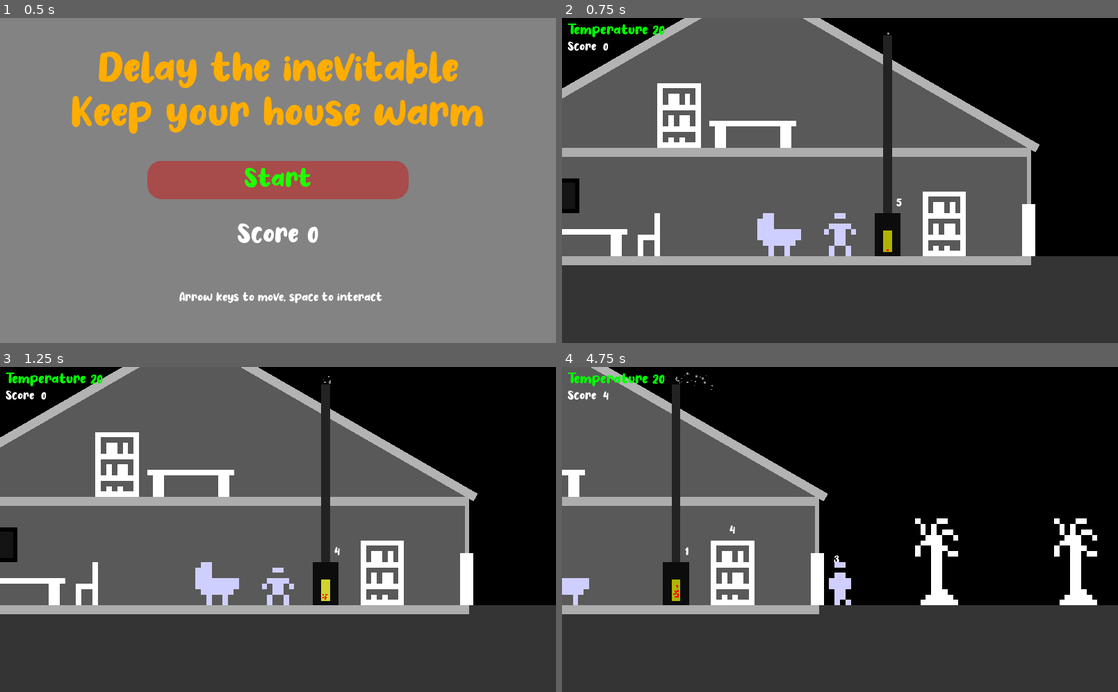
Above: before the commit, frames 1-4 (two rows, left to right).
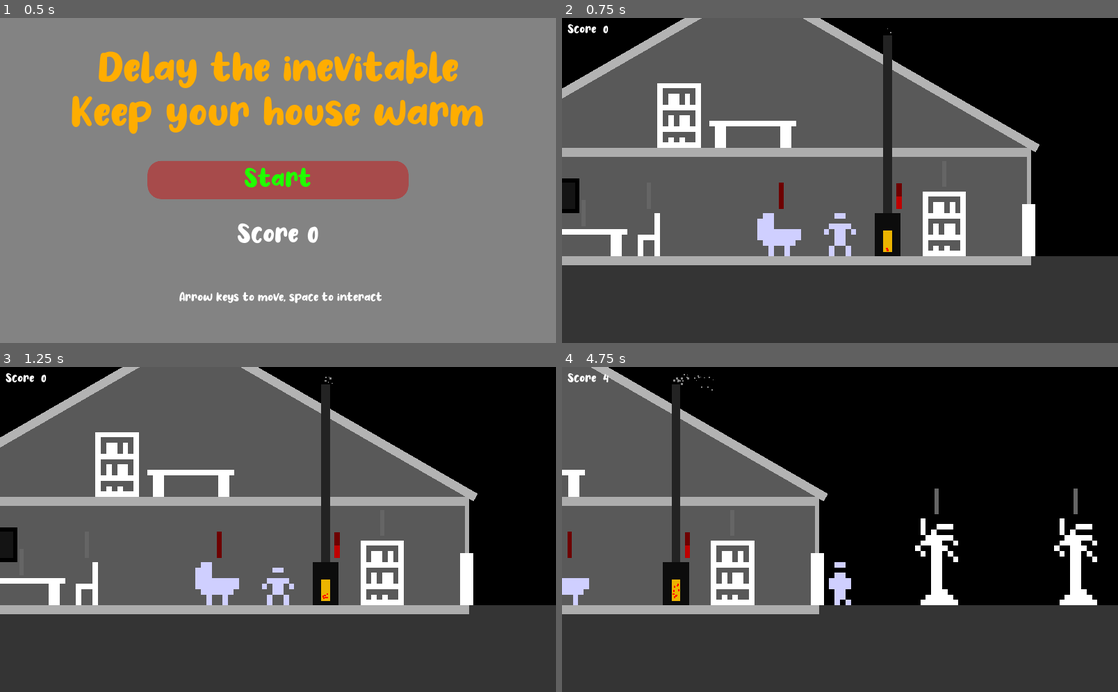
Above: after the commit, the same moments.

Repository: Fifut/Ludum-Dare-50
Game: Godot game, scene res://Main.tscn
Two runs of this game, one before a commit and one after it. Both use one fixed random seed, a clock stepped at 60 frames per second and the inputs below. Sound files missing from this copy of the repository are replaced by a short silence.
Inputs:
- Up to frame 1 (0.5 s): no input
- Up to frame 2 (0.75 s): click "Start" at 0.5 s
- Up to frame 3 (1.25 s): no input
- Up to frame 4 (4.75 s): tap Enter (ui_accept) at 1.25, 1.35, 1.52, 1.82, 2.1, 2.27, 2.57, 2.85, 3.6, 3.77, 4.07, 4.35, 4.52 s; hold Right (ui_right) 1.28-2.78 s; hold Left (ui_left) 2.78-3.53 s; hold Right (ui_right) from 3.53 s (still down)

Frame 1 is identical in both runs. In frame 2, 0.7% of the frame differs, in the area x 1-62%, y 1-73%; in frame 3, 0.7%; in frame 4, 1.4%, in the area x 1-97%, y 1-73%.
Error after the commit: Parse Error: Variable "ProgressBar" shadows a native class. (res://Pickable/Pickable.gd:9)

Commit message:
Effet anim sur pickable Progressbar au lieu de compteur Code maintenance

Diff:
--- a/Baby.gd
+++ b/Baby.gd
@@ -1,38 +1,63 @@
 extends Area2D
 
 
-var _cold = false
+onready var TimerSound 			= $TimerSound
+onready var TimerRock 			= $TimerRock
+onready var TimerEnd			= $TimerEnd
+onready var AudioCry 			= $AudioCry
+onready var AudioRock 			= $AudioRock
+onready var AnimatedSprite 		= $AnimatedSprite
+onready var ProgressBarGreen 	= $ProgressBarGreen
+onready var ProgressBarRed	 	= $ProgressBarRed
+
+
+export var RockTimeAdd	:= 20
+export var EndTime		:= 10
+
+
 var _body = null
 
 
-# Called when the node enters the scene tree for the first time.
 func _ready():
-	$Label.visible = false
+	TimerRock.start()
+
+	# Display and hide progress bars
+	ProgressBarGreen.visible = true
+	ProgressBarGreen.max_value = RockTimeAdd
+
+	ProgressBarRed.visible = false
+	ProgressBarRed.max_value = EndTime
 
 
 func _process(delta):
 
-	if Engine.getTemperature() < 17 and not _cold:
-		_cold = true
-		$Label.visible = true
-		$Timer.start()
-	elif Engine.getTemperature() < 10:
-		Engine.emit_signal("end_game")
+	# Set progress bars values
+	ProgressBarGreen.value = TimerRock.get_time_left()
+	ProgressBarRed.value = TimerEnd.get_time_left()
+
+	# If player interact with baby when anim not playing
+	if _body != null and not AnimatedSprite.is_playing() and Input.is_action_just_pressed("ui_accept"):
+
+		# Play roock sound and anim
+		AnimatedSprite.play()
+		AudioRock.play()
+
+		# Stop cry sound timer
+		TimerSound.stop()
+
+		# Stop end timer
+		ProgressBarRed.visible = false
+		TimerEnd.set_wait_time(EndTime)
+		TimerEnd.stop()
+
+		# Start rock timer
+		ProgressBarGreen.visible = true
+		TimerRock.set_wait_time(RockTimeAdd)
+		TimerRock.start()
 
 
-	if _body != null and Input.is_action_just_pressed("ui_accept"):
-		$AnimatedSprite.play()
-		$AudioStreamPlayer2.play()
-
-
-func _on_Timer_timeout():
-	$AudioStreamPlayer.play()
-
-
-
-func _on_body_entered(body):
+func _on_Baby_body_entered(body):
 	_body = body
-
 
 
 func _on_Baby_body_exited(body):
@@ -40,9 +65,21 @@
 
 
 func _on_AnimatedSprite_animation_finished():
-	$AnimatedSprite.stop()
+	AnimatedSprite.stop()
 
-	if Engine.getTemperature() >= 15:
-		_cold = false
-		$Label.visible = false
-		$Timer.stop()
+
+func _on_TimerSound_timeout():
+	AudioCry.play()
+
+
+func _on_TimerRock_timeout():
+	AudioCry.play()
+	TimerSound.start()
+
+	ProgressBarGreen.visible = false
+	ProgressBarRed.visible = true
+	TimerEnd.start()
+
+
+func _on_TimerEnd_timeout():
+	Engine.emit_signal("end_game")
--- a/Baby.tscn
+++ b/Baby.tscn
@@ -1,8 +1,7 @@
-[gd_scene load_steps=13 format=2]
+[gd_scene load_steps=15 format=2]
 
 [ext_resource path="res://Sprite/Baby.png" type="Texture" id=1]
 [ext_resource path="res://baby.wav" type="AudioStream" id=2]
-[ext_resource path="res://Font/No Virus.ttf" type="DynamicFontData" id=3]
 [ext_resource path="res://Baby.gd" type="Script" id=4]
 [ext_resource path="res://baby2.wav" type="AudioStream" id=5]
 
@@ -30,12 +29,20 @@
 "frames": [ SubResource( 2 ), SubResource( 3 ), SubResource( 4 ), SubResource( 5 ) ],
 "loop": true,
 "name": "default",
-"speed": 4.0
+"speed": 8.0
 } ]
 
-[sub_resource type="DynamicFont" id=7]
-size = 50
-font_data = ExtResource( 3 )
+[sub_resource type="StyleBoxFlat" id=11]
+bg_color = Color( 0, 0.74902, 0, 1 )
+
+[sub_resource type="StyleBoxFlat" id=12]
+bg_color = Color( 0, 0.435294, 0, 1 )
+
+[sub_resource type="StyleBoxFlat" id=9]
+bg_color = Color( 0.74902, 0, 0, 1 )
+
+[sub_resource type="StyleBoxFlat" id=10]
+bg_color = Color( 0.431373, 0, 0, 1 )
 
 [node name="Baby" type="Area2D"]
 script = ExtResource( 4 )
@@ -50,26 +57,44 @@
 scale = Vector2( 10, 10 )
 frames = SubResource( 6 )
 
-[node name="AudioStreamPlayer" type="AudioStreamPlayer" parent="."]
+[node name="AudioCry" type="AudioStreamPlayer" parent="."]
 stream = ExtResource( 2 )
 
-[node name="AudioStreamPlayer2" type="AudioStreamPlayer" parent="."]
+[node name="AudioRock" type="AudioStreamPlayer" parent="."]
 stream = ExtResource( 5 )
 
-[node name="Label" type="Label" parent="."]
-margin_left = -8.0
-margin_top = -64.0
-margin_right = 40.0
-margin_bottom = -13.0
-custom_colors/font_color = Color( 1, 0, 0, 1 )
-custom_fonts/font = SubResource( 7 )
-text = "!"
-align = 1
-
-[node name="Timer" type="Timer" parent="."]
+[node name="TimerSound" type="Timer" parent="."]
 wait_time = 2.0
 
-[connection signal="body_entered" from="." to="." method="_on_body_entered"]
+[node name="TimerRock" type="Timer" parent="."]
+wait_time = 10.0
+
+[node name="TimerEnd" type="Timer" parent="."]
+wait_time = 10.0
+
+[node name="ProgressBarGreen" type="ProgressBar" parent="."]
+margin_top = -48.0
+margin_right = 48.0
+margin_bottom = -40.0
+rect_rotation = -90.0
+custom_styles/fg = SubResource( 11 )
+custom_styles/bg = SubResource( 12 )
+step = 1.0
+percent_visible = false
+
+[node name="ProgressBarRed" type="ProgressBar" parent="."]
+margin_top = -48.0
+margin_right = 48.0
+margin_bottom = -40.0
+rect_rotation = -90.0
+custom_styles/fg = SubResource( 9 )
+custom_styles/bg = SubResource( 10 )
+step = 1.0
+percent_visible = false
+
+[connection signal="body_entered" from="." to="." method="_on_Baby_body_entered"]
 [connection signal="body_exited" from="." to="." method="_on_Baby_body_exited"]
 [connection signal="animation_finished" from="AnimatedSprite" to="." method="_on_AnimatedSprite_animation_finished"]
-[connection signal="timeout" from="Timer" to="." method="_on_Timer_timeout"]
+[connection signal="timeout" from="TimerSound" to="." method="_on_TimerSound_timeout"]
+[connection signal="timeout" from="TimerRock" to="." method="_on_TimerRock_timeout"]
+[connection signal="timeout" from="TimerEnd" to="." method="_on_TimerEnd_timeout"]
--- a/Engine.gd
+++ b/Engine.gd
@@ -5,76 +5,37 @@
 signal end_game
 
 
-var _temperature:= 0
-var _fire_status:= true
+onready var Score = $CanvasLayer/Control/VBoxContainer/Score
+
+
 var _score:= 0
 
 
+func _ready():
+	Score.visible = false
 
-func _ready():
-	$CanvasLayer/HUD/Control/VBoxContainer/Temperature.visible = false
-	$CanvasLayer/HUD/Control/VBoxContainer/Score.visible = false
+	# Connect self to start and end game signals
 	connect("start_game", self, "_startGame" )
 	connect("end_game", self, "_endGame" )
 
 
-# Called every frame. 'delta' is the elapsed time since the previous frame.
 func _process(delta):
-	$CanvasLayer/HUD/Control/VBoxContainer/Temperature.text = "Temperature " + str(_temperature)
-	$CanvasLayer/HUD/Control/VBoxContainer/Score.text = "Score  " + str(_score)
-
-
-	if _temperature < 17:
-		$CanvasLayer/HUD/Control/VBoxContainer/Temperature.modulate = "#ff0000"
-	elif _temperature < 20:
-		$CanvasLayer/HUD/Control/VBoxContainer/Temperature.modulate = "#0000ff"
-	elif _temperature >= 20:
-		$CanvasLayer/HUD/Control/VBoxContainer/Temperature.modulate = "#00ff00"
-
-
-
-func setFire(status: bool):
-	if status:
-		$CanvasLayer/HUD/Timer.stop()
-		$CanvasLayer/HUD/Timer.start()
-		_fire_status = true
-	else:
-		$CanvasLayer/HUD/Timer.stop()
-		$CanvasLayer/HUD/Timer.start()
-		_fire_status = false
+	Score.text = "Score  " + str(_score)
 
 
 func getScore():
 	return _score
 
 
-func getTemperature():
-	return _temperature
-
-
 func _startGame():
-		_temperature = 20
-		_score = 0
-		$CanvasLayer/HUD/Control/VBoxContainer/Temperature.visible = true
-		$CanvasLayer/HUD/Control/VBoxContainer/Score.visible = true
-		$TimerScore.start()
+	_score = 0
+	Score.visible = true
+	$TimerScore.start()
 
 
 func _endGame():
-		$CanvasLayer/HUD/Control/VBoxContainer/Temperature.visible = false
-		$CanvasLayer/HUD/Control/VBoxContainer/Score.visible = false
+		Score.visible = false
 		$TimerScore.stop()
-
-
-
-func _on_Timer_timeout():
-
-	if _fire_status and _temperature < 25:
-		$CanvasLayer/HUD/Control/VBoxContainer/Temperature.modulate = "#00ff00"
-		_temperature += 1
-	elif not _fire_status:
-		$CanvasLayer/HUD/Control/VBoxContainer/Temperature.modulate = "#ff0000"
-		_temperature -= 1
 
 
 func _on_TimerScore_timeout():
--- a/Engine.tscn
+++ b/Engine.tscn
@@ -1,11 +1,7 @@
-[gd_scene load_steps=5 format=2]
+[gd_scene load_steps=4 format=2]
 
 [ext_resource path="res://Engine.gd" type="Script" id=1]
 [ext_resource path="res://Font/No Virus.ttf" type="DynamicFontData" id=2]
-
-[sub_resource type="DynamicFont" id=1]
-size = 28
-font_data = ExtResource( 2 )
 
 [sub_resource type="DynamicFont" id=2]
 size = 24
@@ -16,36 +12,22 @@
 
 [node name="CanvasLayer" type="CanvasLayer" parent="."]
 
-[node name="HUD" type="Node" parent="CanvasLayer"]
+[node name="Control" type="Control" parent="CanvasLayer"]
+anchor_right = 1.0
+margin_bottom = 40.0
 
-[node name="Timer" type="Timer" parent="CanvasLayer/HUD"]
-wait_time = 2.0
-
-[node name="Control" type="Control" parent="CanvasLayer/HUD"]
-anchor_right = 1.0
-margin_bottom = 64.0
-
-[node name="VBoxContainer" type="VBoxContainer" parent="CanvasLayer/HUD/Control"]
+[node name="VBoxContainer" type="VBoxContainer" parent="CanvasLayer/Control"]
 margin_left = 10.0
 margin_top = 10.0
 margin_right = 1016.0
 margin_bottom = 64.0
 
-[node name="Temperature" type="Label" parent="CanvasLayer/HUD/Control/VBoxContainer"]
-modulate = Color( 0.964706, 0, 0, 1 )
+[node name="Score" type="Label" parent="CanvasLayer/Control/VBoxContainer"]
 margin_right = 1006.0
-margin_bottom = 29.0
-custom_fonts/font = SubResource( 1 )
-text = "Temperature"
-
-[node name="Score" type="Label" parent="CanvasLayer/HUD/Control/VBoxContainer"]
-margin_top = 33.0
-margin_right = 1006.0
-margin_bottom = 58.0
+margin_bottom = 25.0
 custom_fonts/font = SubResource( 2 )
 text = "Score 0"
 
 [node name="TimerScore" type="Timer" parent="."]
 
-[connection signal="timeout" from="CanvasLayer/HUD/Timer" to="." method="_on_Timer_timeout"]
 [connection signal="timeout" from="TimerScore" to="." method="_on_TimerScore_timeout"]
--- a/Furnace.gd
+++ b/Furnace.gd
@@ -1,45 +1,49 @@
 extends Area2D
 
+
+onready var Timer 			= $Timer
+onready var AnimationPlayer	= $AnimationPlayer
+onready var AudioPut		= $AudioPut
+onready var AudioFire		= $AudioFire
+onready var ProgressBar		= $ProgressBar
 
 
 var _body = null
 
 
-
-# Called when the node enters the scene tree for the first time.
 func _ready():
-	$AudioStreamPlayer2D.play()
-	$AnimationPlayer.set_current_animation("Fire burn")
-
-
+	AudioFire.play()
+	AnimationPlayer.set_current_animation("Fire burn")
 
 
 func _process(delta):
 
-
-	var time_left = round($Timer.get_time_left() )
-	$Time.text = str(time_left)
+	# Set progress bar value
+	ProgressBar.value = Timer.get_time_left()
 
 
+	# If player interact with furnace
+	if _body != null and Input.is_action_just_pressed("ui_accept"):
 
-	if _body != null and Input.is_action_just_pressed("ui_accept"):
+		# Get player items
 		var item = _body.getItem()
 
+		# If items name is not null
 		if item[0] != "none":
-			$AudioStreamPlayer.play()
-			print("Furnace : receive " + item[0])
-			var time = $Timer.get_time_left()
+
+			# Add time to fire
+			var time = Timer.get_time_left()
 			time += item[1]
-			$Timer.set_wait_time(time)
-			$Timer.start()
-			print("Furnace : time " + str(time))
-			Engine.setFire(true)
-			$AnimationPlayer.set_current_animation("Fire burn")
+			Timer.set_wait_time(time)
+			Timer.start()
 
-			if not $AudioStreamPlayer2D.is_playing():
-				$AudioStreamPlayer2D.play()
+			#Play put wood in fire sound and anim
+			AudioPut.play()
+			AnimationPlayer.set_current_animation("Fire burn")
 
-
+			# Start fire sound if stoped
+			if not AudioFire.is_playing():
+				AudioFire.play()
 
 
 func _on_body_entered(body):
@@ -50,7 +54,7 @@
 	_body = null
 
 
+# Fire stop
 func _on_Timer_timeout():
-	$AudioStreamPlayer2D.stop()
-	Engine.setFire(false)
-	$AnimationPlayer.set_current_animation("Stop")
+	AudioFire.stop()
+	AnimationPlayer.set_current_animation("Stop")
--- a/Furnace.tscn
+++ b/Furnace.tscn
@@ -1,16 +1,11 @@
-[gd_scene load_steps=9 format=2]
+[gd_scene load_steps=10 format=2]
 
 [ext_resource path="res://fire.wav" type="AudioStream" id=1]
 [ext_resource path="res://Furnace.gd" type="Script" id=2]
-[ext_resource path="res://Font/No Virus.ttf" type="DynamicFontData" id=3]
 [ext_resource path="res://Pickable/put_fire.wav" type="AudioStream" id=4]
 
 [sub_resource type="RectangleShape2D" id=1]
 extents = Vector2( 32, 36 )
-
-[sub_resource type="DynamicFont" id=4]
-size = 24
-font_data = ExtResource( 3 )
 
 [sub_resource type="Animation" id=2]
 resource_name = "Fire burn"
@@ -29,7 +24,7 @@
 "values": [ Color( 0.92549, 0.705882, 0, 1 ), Color( 0.603922, 0.705882, 0, 1 ), Color( 0.705882, 0.431373, 0, 1 ), Color( 0.866667, 0.976471, 0.247059, 1 ), Color( 0.92549, 0.705882, 0, 1 ) ]
 }
 tracks/1/type = "value"
-tracks/1/path = NodePath("CPUParticles2D:emitting")
+tracks/1/path = NodePath("CPUParticlesFire:emitting")
 tracks/1/interp = 1
 tracks/1/loop_wrap = true
 tracks/1/imported = false
@@ -41,7 +36,7 @@
 "values": [ true ]
 }
 tracks/2/type = "value"
-tracks/2/path = NodePath("CPUParticles2D2:emitting")
+tracks/2/path = NodePath("CPUParticlesSmoke:emitting")
 tracks/2/interp = 1
 tracks/2/loop_wrap = true
 tracks/2/imported = false
@@ -52,6 +47,9 @@
 "update": 1,
 "values": [ true ]
 }
+
+[sub_resource type="Animation" id=5]
+length = 0.001
 
 [sub_resource type="Animation" id=3]
 resource_name = "Stop"
@@ -68,7 +66,7 @@
 "values": [ Color( 0.623529, 0.352941, 0, 1 ) ]
 }
 tracks/1/type = "value"
-tracks/1/path = NodePath("CPUParticles2D:emitting")
+tracks/1/path = NodePath("CPUParticlesFire:emitting")
 tracks/1/interp = 1
 tracks/1/loop_wrap = true
 tracks/1/imported = false
@@ -80,7 +78,7 @@
 "values": [ false ]
 }
 tracks/2/type = "value"
-tracks/2/path = NodePath("CPUParticles2D2:emitting")
+tracks/2/path = NodePath("CPUParticlesSmoke:emitting")
 tracks/2/interp = 1
 tracks/2/loop_wrap = true
 tracks/2/imported = false
@@ -91,6 +89,12 @@
 "update": 1,
 "values": [ false ]
 }
+
+[sub_resource type="StyleBoxFlat" id=6]
+bg_color = Color( 0.74902, 0, 0, 1 )
+
+[sub_resource type="StyleBoxFlat" id=7]
+bg_color = Color( 0.431373, 0, 0, 1 )
 
 [node name="Furnace" type="Area2D"]
 collision_layer = 4
@@ -105,20 +109,11 @@
 one_shot = true
 autostart = true
 
-[node name="AudioStreamPlayer2D" type="AudioStreamPlayer2D" parent="."]
+[node name="AudioFire" type="AudioStreamPlayer2D" parent="."]
 stream = ExtResource( 1 )
 
-[node name="AudioStreamPlayer" type="AudioStreamPlayer" parent="."]
+[node name="AudioPut" type="AudioStreamPlayer" parent="."]
 stream = ExtResource( 4 )
-
-[node name="Time" type="Label" parent="."]
-margin_left = 16.0
-margin_top = -112.0
-margin_right = 64.0
-margin_bottom = -87.0
-custom_fonts/font = SubResource( 4 )
-text = "0"
-valign = 1
 
 [node name="Main" type="ColorRect" parent="."]
 margin_left = -24.0
@@ -138,11 +133,10 @@
 margin_top = -48.0
 margin_right = 8.0
 margin_bottom = -8.0
-color = Color( 0.623529, 0.352941, 0, 1 )
+color = Color( 0.92549, 0.705882, 0, 1 )
 
-[node name="CPUParticles2D" type="CPUParticles2D" parent="."]
+[node name="CPUParticlesFire" type="CPUParticles2D" parent="."]
 position = Vector2( 0, -16 )
-emitting = false
 amount = 12
 lifetime = 1.5
 emission_shape = 1
@@ -151,7 +145,7 @@
 scale_amount = 3.0
 color = Color( 1, 0, 0, 1 )
 
-[node name="CPUParticles2D2" type="CPUParticles2D" parent="."]
+[node name="CPUParticlesSmoke" type="CPUParticles2D" parent="."]
 position = Vector2( 0, -416 )
 amount = 24
 lifetime = 3.0
@@ -166,7 +160,20 @@
 [node name="AnimationPlayer" type="AnimationPlayer" parent="."]
 playback_speed = 2.0
 "anims/Fire burn" = SubResource( 2 )
+anims/RESET = SubResource( 5 )
 anims/Stop = SubResource( 3 )
+
+[node name="ProgressBar" type="ProgressBar" parent="."]
+margin_left = 16.0
+margin_top = -88.0
+margin_right = 63.0
+margin_bottom = -78.0
+rect_rotation = -90.0
+custom_styles/fg = SubResource( 6 )
+custom_styles/bg = SubResource( 7 )
+step = 1.0
+value = 50.0
+percent_visible = false
 
 [connection signal="body_entered" from="." to="." method="_on_body_entered"]
 [connection signal="body_exited" from="." to="." method="_on_body_exited"]
--- a/Main.gd
+++ b/Main.gd
@@ -4,24 +4,33 @@
 var menu = preload("res://Menu.tscn")
 var game = preload("res://World.tscn")
 
+
 var menu_instance
 var game_instance
 
 
 func _ready():
+	# Add main menu scene
 	menu_instance = menu.instance()
 	add_child(menu_instance)
+
+	# Connect self to start and end game signals
 	Engine.connect("start_game", self, "startGame" )
 	Engine.connect("end_game", self, "endGame" )
 
 
 func startGame():
+	# Remove main menu scene
 	remove_child(menu_instance)
 
+	# Add game scene
 	game_instance = game.instance()
 	add_child(game_instance)
 
 
 func endGame():
+	# Remove game scene
 	remove_child(game_instance)
+
+	# Add main menu scene
 	add_child(menu_instance)
--- a/Menu.gd
+++ b/Menu.gd
@@ -1,11 +1,14 @@
 extends Control
 
 
+onready var Score = $Score
+
 
 func _process(delta):
-	$Score.text = "Score " + str(Engine.getScore() )
-
+	# Display score
+	Score.text = "Score " + str(Engine.getScore() )
 
 
 func _on_Start_button_up():
+	# Tell to engine to start game
 	Engine.emit_signal("start_game")
--- a/Pickable/Book.tscn
+++ b/Pickable/Book.tscn
@@ -1,10 +1,18 @@
-[gd_scene load_steps=4 format=2]
+[gd_scene load_steps=5 format=2]
 
 [ext_resource path="res://Pickable/Pickable.tscn" type="PackedScene" id=1]
 [ext_resource path="res://Sprite/Book.png" type="Texture" id=2]
 
 [sub_resource type="RectangleShape2D" id=1]
 extents = Vector2( 40, 56 )
+
+[sub_resource type="SpriteFrames" id=2]
+animations = [ {
+"frames": [ ExtResource( 2 ) ],
+"loop": true,
+"name": "default",
+"speed": 5.0
+} ]
 
 [node name="Book" instance=ExtResource( 1 )]
 
@@ -13,12 +21,11 @@
 shape = SubResource( 1 )
 
 [node name="Sprite" parent="." index="1"]
-visible = true
 scale = Vector2( 10, 10 )
-texture = ExtResource( 2 )
+frames = SubResource( 2 )
 
-[node name="Health" parent="." index="3"]
-margin_left = -24.0
-margin_top = -72.0
-margin_right = 24.0
-margin_bottom = -47.0
+[node name="ProgressBar" parent="." index="3"]
+margin_left = -4.0
+margin_top = -48.0
+margin_right = 44.0
+margin_bottom = -40.0
--- a/Pickable/Chaire.gd
+++ /dev/null
@@ -1 +0,0 @@
-extends "res://Pickable/Pickable.gd"
--- a/Pickable/Chaire.tscn
+++ b/Pickable/Chaire.tscn
@@ -1,28 +1,42 @@
-[gd_scene load_steps=5 format=2]
+[gd_scene load_steps=8 format=2]
 
 [ext_resource path="res://Pickable/Pickable.tscn" type="PackedScene" id=1]
-[ext_resource path="res://Pickable/Chaire.gd" type="Script" id=2]
 [ext_resource path="res://Sprite/Chair.png" type="Texture" id=3]
 
 [sub_resource type="RectangleShape2D" id=1]
 extents = Vector2( 24, 36 )
 
+[sub_resource type="AtlasTexture" id=2]
+atlas = ExtResource( 3 )
+region = Rect2( 0, 0, 8, 8 )
+
+[sub_resource type="AtlasTexture" id=3]
+atlas = ExtResource( 3 )
+region = Rect2( 8, 0, 8, 8 )
+
+[sub_resource type="AtlasTexture" id=4]
+atlas = ExtResource( 3 )
+region = Rect2( 16, 0, 8, 8 )
+
+[sub_resource type="SpriteFrames" id=5]
+animations = [ {
+"frames": [ SubResource( 2 ), SubResource( 3 ), SubResource( 4 ) ],
+"loop": true,
+"name": "default",
+"speed": 5.0
+} ]
+
 [node name="Chaire" instance=ExtResource( 1 )]
-script = ExtResource( 2 )
 
 [node name="CollisionShape2D" parent="." index="0"]
 position = Vector2( 0, -4 )
 shape = SubResource( 1 )
 
 [node name="Sprite" parent="." index="1"]
-visible = true
-scale = Vector2( 10, 10 )
-texture = ExtResource( 3 )
-region_enabled = true
-region_rect = Rect2( 0, 0, 8, 8 )
+frames = SubResource( 5 )
 
-[node name="Health" parent="." index="3"]
-margin_left = -16.0
-margin_top = -72.0
-margin_right = 16.0
-margin_bottom = -47.0
+[node name="ProgressBar" parent="." index="3"]
+margin_left = -4.0
+margin_top = -48.0
+margin_right = 44.0
+margin_bottom = -40.0
--- a/Pickable/Pickable.gd
+++ b/Pickable/Pickable.gd
@@ -1,47 +1,56 @@
 extends Area2D
 
-
-var _body = null
 
 export var name_ = "none"
 export var power = 10
 export var health = 5
 
 
+onready var ProgressBar 		= $ProgressBar
+onready var AnimationPlayer		= $AnimationPlayer
+onready var AudioStreamPlayer	= $AudioStreamPlayer
+
+
+var _body = null
+
+
 func _ready():
-	$Health.visible = false
+	ProgressBar.visible = false
+	ProgressBar.max_value = health
 
 
 func _process(delta):
 
-	# Si player présent et touche entrer
+	# If player interact with object
 	if _body != null and Input.is_action_just_pressed("ui_accept"):
 
-		# Si inventaire joueur vide
+		# If player inventory empty
 		if _body.isEmpty():
 
-			# Vie objet -1
+			# Object health -1
 			health -= 1
-			$Health.visible = true
-			$Health.text = str(health)
-			print("Pickable " + name_ + ": health " + str(health) )
 
-			# Son "hurt"
-			$AudioStreamPlayer.play()
-			yield($AudioStreamPlayer, "finished")
+			# Show progessbar and set value
+			ProgressBar.visible = true
+			ProgressBar.value = health
 
-			# Si vie objet = 0, donne au joueur
+			# Play "hurt" sound and anim
+			AudioStreamPlayer.stop()
+			AnimationPlayer.stop()
+
+			AnimationPlayer.play("Hit")
+			AudioStreamPlayer.play()
+			#yield(AudioStreamPlayer, "finished")
+
+			# If object health = 0, give object to player and delete it
 			if health < 1:
 				_body.setItem(name_, power)
-				print("Pickable " + name_ + ": picked")
 				queue_free()
 
 
-
 func _on_body_entered(body):
-	print("Pickable " + name_ + " body entered")
 	_body = body
 
+
 func _on_body_exited(body):
-	print("Pickable " + name_ + " body exited")
 	_body = null
--- a/Pickable/Pickable.tscn
+++ b/Pickable/Pickable.tscn
@@ -1,12 +1,29 @@
-[gd_scene load_steps=5 format=2]
+[gd_scene load_steps=6 format=2]
 
 [ext_resource path="res://Pickable/Pickable.gd" type="Script" id=1]
 [ext_resource path="res://Pickable/hurt.wav" type="AudioStream" id=2]
-[ext_resource path="res://Font/No Virus.ttf" type="DynamicFontData" id=3]
 
-[sub_resource type="DynamicFont" id=1]
-size = 24
-font_data = ExtResource( 3 )
+[sub_resource type="StyleBoxFlat" id=2]
+
+[sub_resource type="StyleBoxFlat" id=3]
+bg_color = Color( 0.396078, 0.396078, 0.396078, 1 )
+
+[sub_resource type="Animation" id=4]
+resource_name = "Hit"
+length = 0.2
+step = 0.05
+tracks/0/type = "value"
+tracks/0/path = NodePath("Sprite:scale")
+tracks/0/interp = 1
+tracks/0/loop_wrap = true
+tracks/0/imported = false
+tracks/0/enabled = true
+tracks/0/keys = {
+"times": PoolRealArray( 0, 0.05, 0.1, 0.15, 0.2 ),
+"transitions": PoolRealArray( 1, 1, 1, 1, 1 ),
+"update": 0,
+"values": [ Vector2( 10, 10 ), Vector2( 12, 12 ), Vector2( 12, 10 ), Vector2( 10, 12 ), Vector2( 10, 10 ) ]
+}
 
 [node name="Pickable" type="Area2D"]
 collision_layer = 4
@@ -14,20 +31,25 @@
 
 [node name="CollisionShape2D" type="CollisionShape2D" parent="."]
 
-[node name="Sprite" type="Sprite" parent="."]
-visible = false
+[node name="Sprite" type="AnimatedSprite" parent="."]
+scale = Vector2( 10, 10 )
 
 [node name="AudioStreamPlayer" type="AudioStreamPlayer" parent="."]
 stream = ExtResource( 2 )
 volume_db = -5.0
 pitch_scale = 0.5
 
-[node name="Health" type="Label" parent="."]
-margin_top = -16.0
-margin_right = 32.0
-custom_fonts/font = SubResource( 1 )
-align = 1
-valign = 1
+[node name="ProgressBar" type="ProgressBar" parent="."]
+margin_right = 48.0
+margin_bottom = 8.0
+rect_rotation = -90.0
+custom_styles/fg = SubResource( 2 )
+custom_styles/bg = SubResource( 3 )
+step = 1.0
+percent_visible = false
+
+[node name="AnimationPlayer" type="AnimationPlayer" parent="."]
+anims/Hit = SubResource( 4 )
 
 [connection signal="body_entered" from="." to="." method="_on_body_entered"]
 [connection signal="body_exited" from="." to="." method="_on_body_exited"]
--- a/Pickable/Table.tscn
+++ b/Pickable/Table.tscn
@@ -1,10 +1,18 @@
-[gd_scene load_steps=4 format=2]
+[gd_scene load_steps=5 format=2]
 
 [ext_resource path="res://Pickable/Pickable.tscn" type="PackedScene" id=1]
 [ext_resource path="res://Sprite/Table.png" type="Texture" id=2]
 
 [sub_resource type="RectangleShape2D" id=1]
 extents = Vector2( 80, 24 )
+
+[sub_resource type="SpriteFrames" id=2]
+animations = [ {
+"frames": [ ExtResource( 2 ) ],
+"loop": true,
+"name": "default",
+"speed": 5.0
+} ]
 
 [node name="Table" instance=ExtResource( 1 )]
 
@@ -13,12 +21,11 @@
 shape = SubResource( 1 )
 
 [node name="Sprite" parent="." index="1"]
-visible = true
 scale = Vector2( 10, 10 )
-texture = ExtResource( 2 )
+frames = SubResource( 2 )
 
-[node name="Health" parent="." index="3"]
-margin_left = -16.0
-margin_top = -48.0
-margin_right = 16.0
-margin_bottom = -23.0
+[node name="ProgressBar" parent="." index="3"]
+margin_left = -4.0
+margin_top = -16.0
+margin_right = 44.0
+margin_bottom = -8.0
--- a/Pickable/Tree.tscn
+++ b/Pickable/Tree.tscn
@@ -6,19 +6,19 @@
 [sub_resource type="RectangleShape2D" id=1]
 extents = Vector2( 32, 76 )
 
-[sub_resource type="AtlasTexture" id=2]
+[sub_resource type="AtlasTexture" id=5]
 atlas = ExtResource( 2 )
 region = Rect2( 0, 0, 8, 16 )
 
-[sub_resource type="AtlasTexture" id=3]
+[sub_resource type="AtlasTexture" id=6]
 atlas = ExtResource( 2 )
 region = Rect2( 0, 16, 8, 16 )
 
-[sub_resource type="SpriteFrames" id=4]
+[sub_resource type="SpriteFrames" id=7]
 animations = [ {
-"frames": [ SubResource( 2 ), SubResource( 3 ) ],
+"frames": [ SubResource( 5 ), SubResource( 6 ) ],
 "loop": true,
-"name": "idle",
+"name": "default",
 "speed": 3.0
 } ]
 
@@ -31,14 +31,14 @@
 position = Vector2( 0, -4 )
 shape = SubResource( 1 )
 
-[node name="Health" parent="." index="3"]
-margin_left = 40.0
+[node name="Sprite" parent="." index="1"]
+position = Vector2( 0, -9.53674e-07 )
+frames = SubResource( 7 )
+frame = 1
+playing = true
+
+[node name="ProgressBar" parent="." index="3"]
+margin_left = -4.0
 margin_top = -88.0
-margin_right = 72.0
-margin_bottom = -63.0
-
-[node name="AnimatedSprite" type="AnimatedSprite" parent="." index="4"]
-scale = Vector2( 10, 10 )
-frames = SubResource( 4 )
-animation = "idle"
-playing = true
+margin_right = 44.0
+margin_bottom = -80.0
